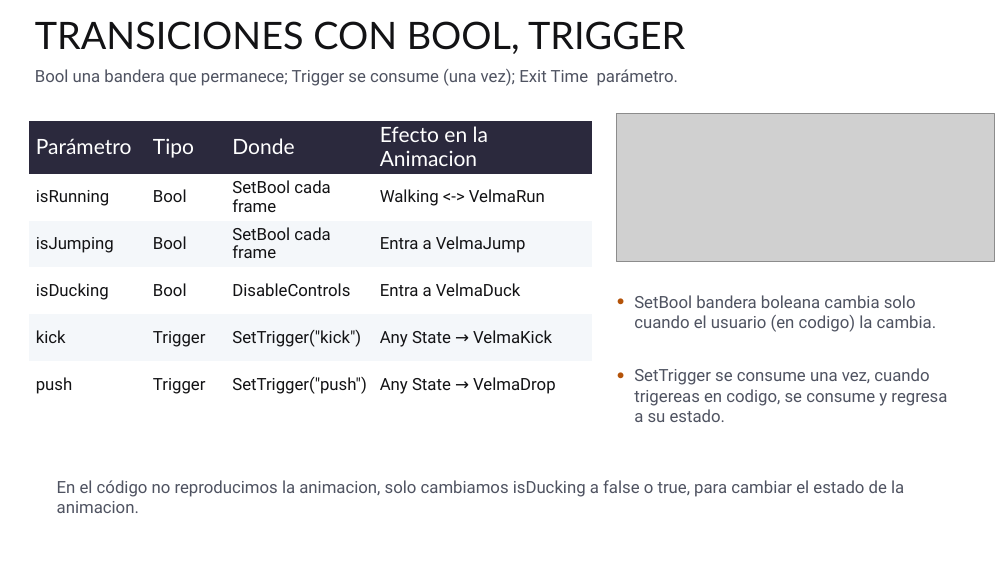
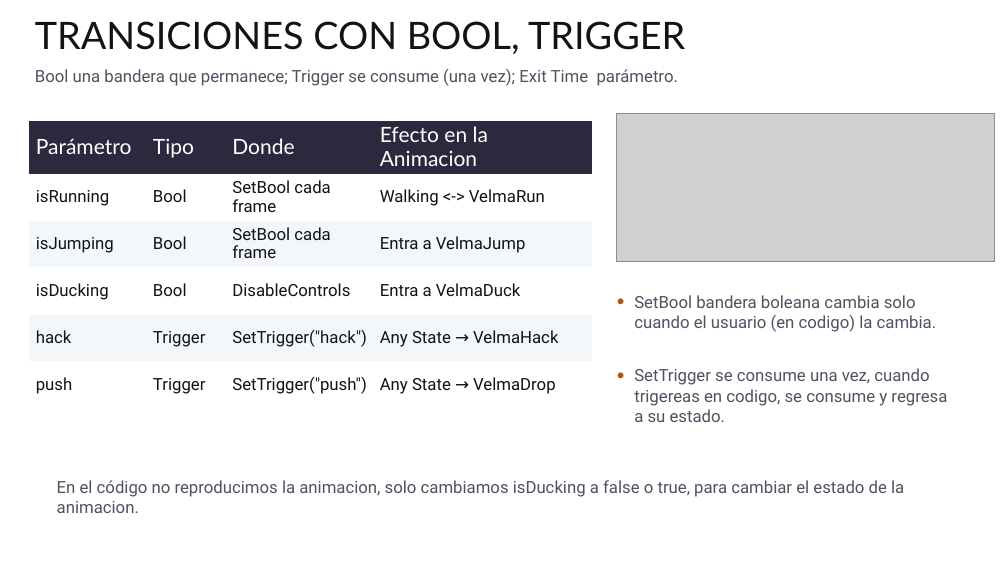
Before and after one commit to abala-tec/TC2005B, a slide deck: slide 19 of T8/T8.8.3-misc/T8.8.3-Miscelaneos.pptx. Drawn at 1008x567 pixels with LibreOffice and Linux fonts; fonts in the diff are those of the drawing; grey boxes stand for pictures; background and template pictures are left out. Boxes give left, top, right and bottom in pixels: in the first picture for what was removed or moved away, otherwise in the second. Text is boxed around its words. In the diff, an @@ line names an element or a change of style, - is before the commit and + after.

```diff
--- a/T8/T8.8.3-misc/T8.8.3-Miscelaneos.pptx
+++ b/T8/T8.8.3-misc/T8.8.3-Miscelaneos.pptx
@@ table at [29,121,592,402] @@
-row 5: kick | Trigger | SetTrigger("kick") | Any State → VelmaKick
+row 5: hack | Trigger | SetTrigger("hack") | Any State → VelmaHack
```
Also in this commit, not shown: 9 other slides changed, 18 other files.
